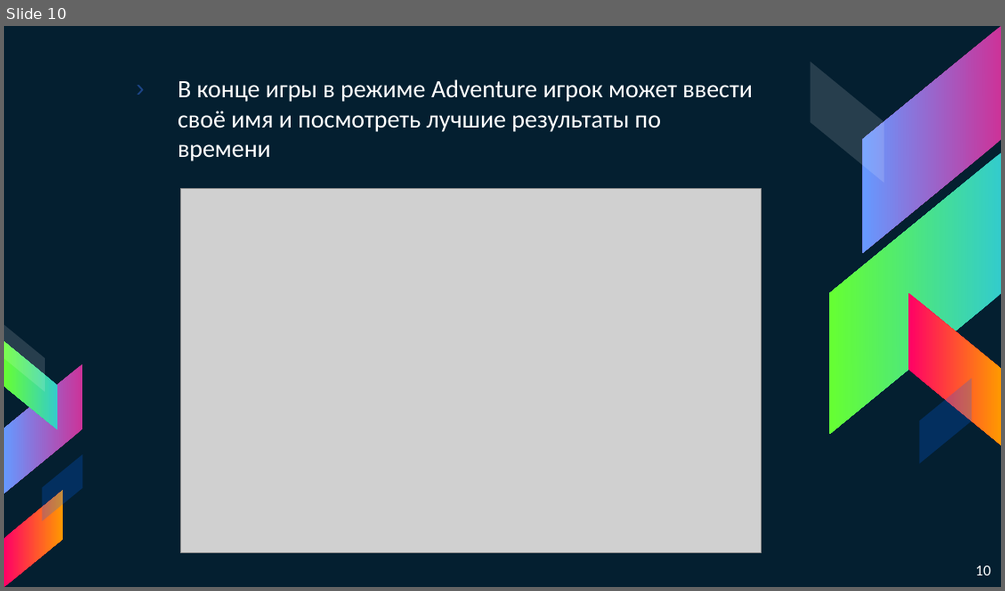
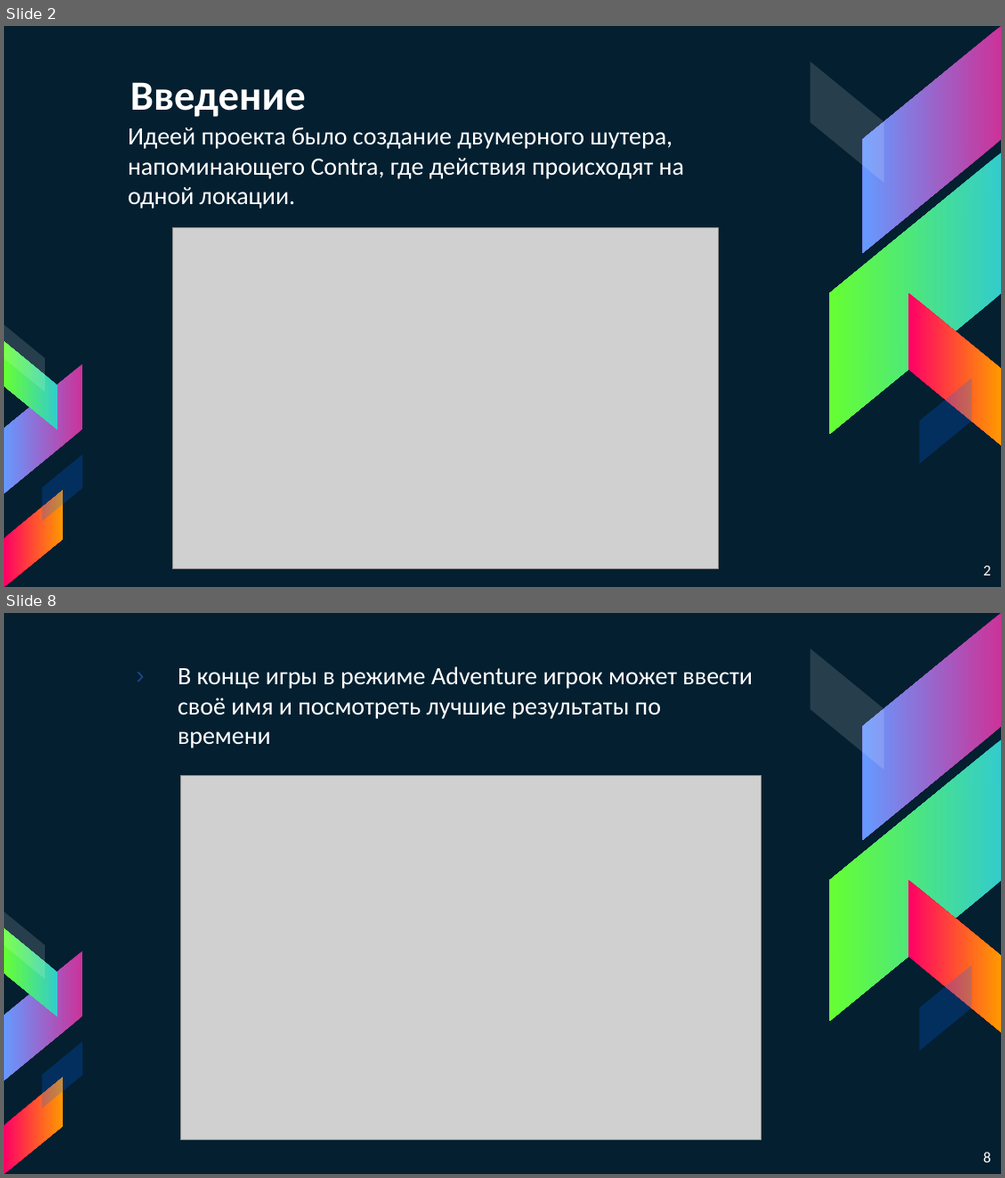
Before and after one commit to RomanRodionov/TheGame, a slide deck: Presentation.pptx. Shown one above the other, each under a label of ours: slide 10 before the commit, slides 2 and 8 after it; the slides between them are not shown. The pictures are 1005x591 and 1005x1178 pixels, drawn with LibreOffice and Linux fonts; fonts in the diff are those of the drawing; grey boxes stand for pictures. Boxes give left, top, right and bottom in pixels: in the first picture for what was removed or moved away, otherwise in the second. Text is boxed around its words. In the diff, an @@ line names an element or a change of style, - is before the commit and + after.

```diff
--- a/Presentation.pptx
+++ b/Presentation.pptx
@@ slide 2 added at box(4, 26, 1001, 587), background #041F30; not listed: 10 template elements that a slide beside it also shows @@
@@ title added at box(130, 82, 306, 117), 30 pt, text #FFFFFF, bold @@
+Введение
@@ text added at box(128, 127, 684, 208), 18 pt, text #FFFFFF @@
+Идеей проекта было создание двумерного шутера, напоминающего Contra, где действия происходят на одной локации.
@@ picture added at box(172, 228, 718, 569) @@
@@ page number added at box(983, 565, 991, 575), 11 pt, text #FFFFFF @@
+2
@@ what was slide 10 is now slide 8 @@
@@ page number at box(983, 1151, 991, 1162): text changed @@
-10
+8
```
Also in this commit, not shown: 5 slides changed, 4 other slides added, 5 slides removed, 4 other files.
